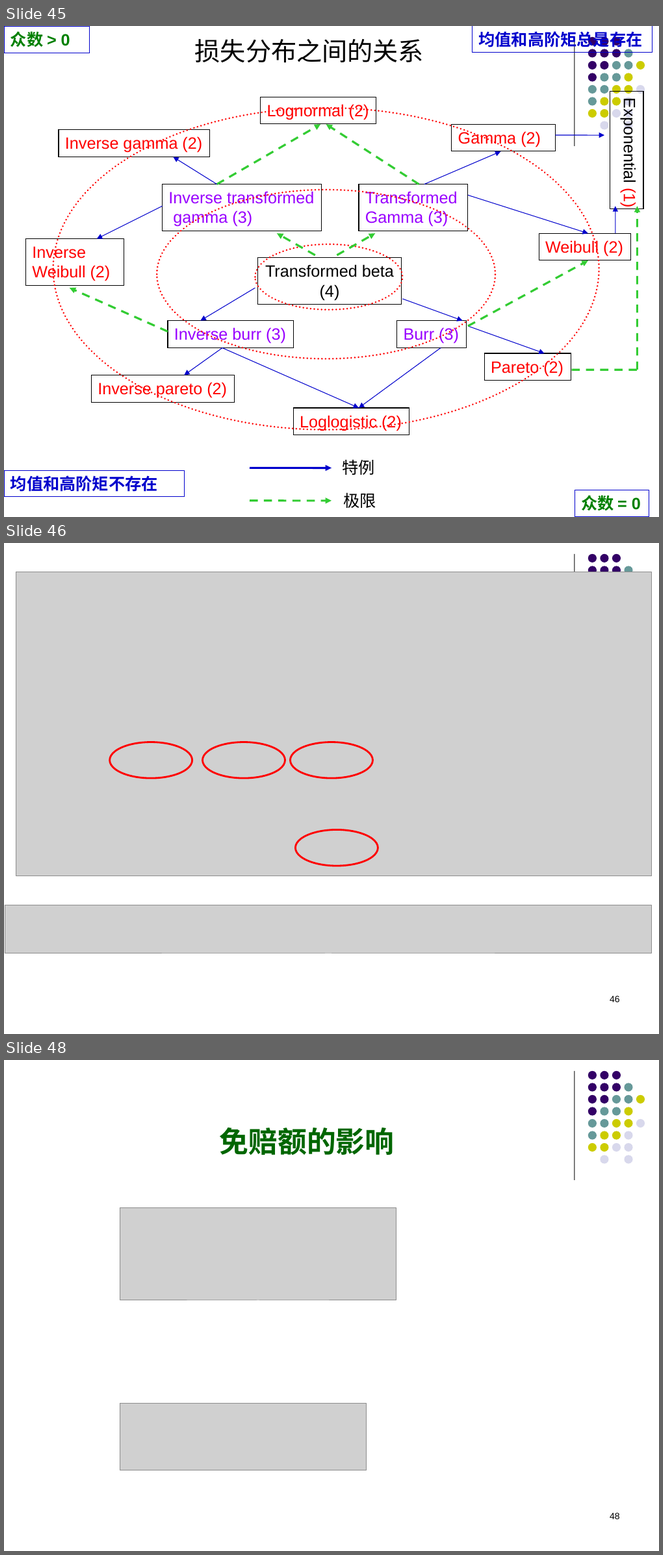
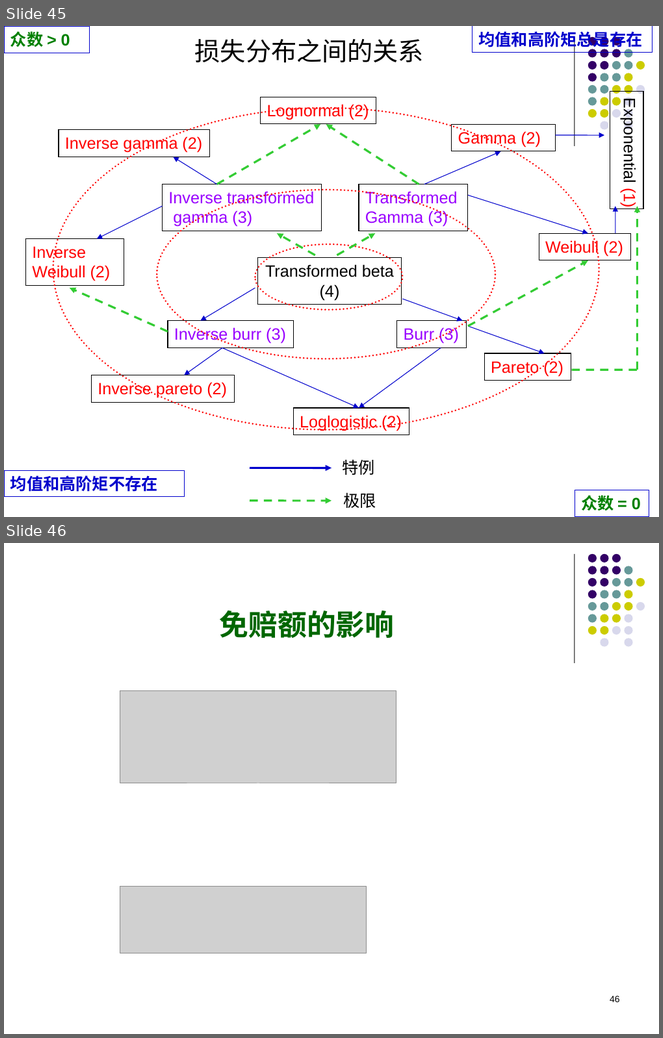
Before and after one commit to Francisor/Non-life-Insurance-Actuarial-Science, a slide deck: Lectures/Week 3 - 损失金额模型.pptx. Shown one above the other, each under a label of ours: slides 45, 46 and 48 before the commit, slides 45 and 46 after it; the slides between them are not shown. The pictures are 663x1555 and 663x1038 pixels, drawn with LibreOffice and Linux fonts; fonts in the diff are those of the drawing; grey boxes stand for pictures. Boxes give left, top, right and bottom in pixels: in the first picture for what was removed or moved away, otherwise in the second. Text is boxed around its words. In the diff, an @@ line names an element or a change of style, - is before the commit and + after.

```diff
--- a/Lectures/Week 3 - 损失金额模型.pptx
+++ b/Lectures/Week 3 - 损失金额模型.pptx
@@ slide 46 removed at [4, 543, 659, 1034], background #FFFFFF; not listed: 8 template elements that a slide beside it also shows @@
@@ picture removed at [16, 572, 652, 876] @@
@@ ellipse removed at [109, 742, 192, 778] @@
@@ ellipse removed at [202, 742, 285, 778] @@
@@ ellipse removed at [290, 742, 373, 778] @@
@@ ellipse removed at [296, 830, 378, 866] @@
@@ picture removed at [5, 905, 652, 954] @@
@@ page number removed at [610, 996, 620, 1003] @@
-46
@@ what was slide 48 is now slide 46 @@
```
Also in this commit, not shown: 3 slides added, 4 other slides removed, 1 other file.
